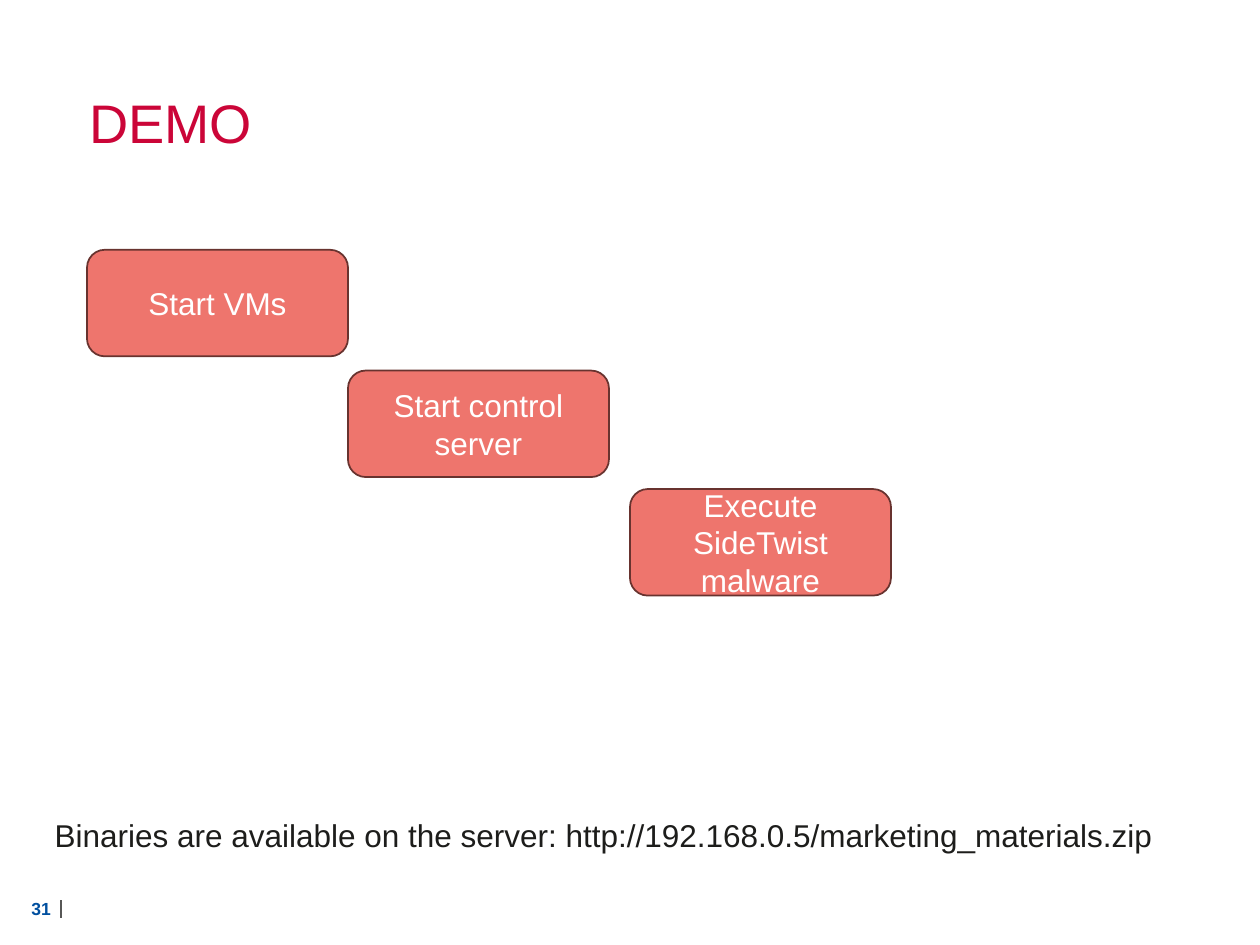
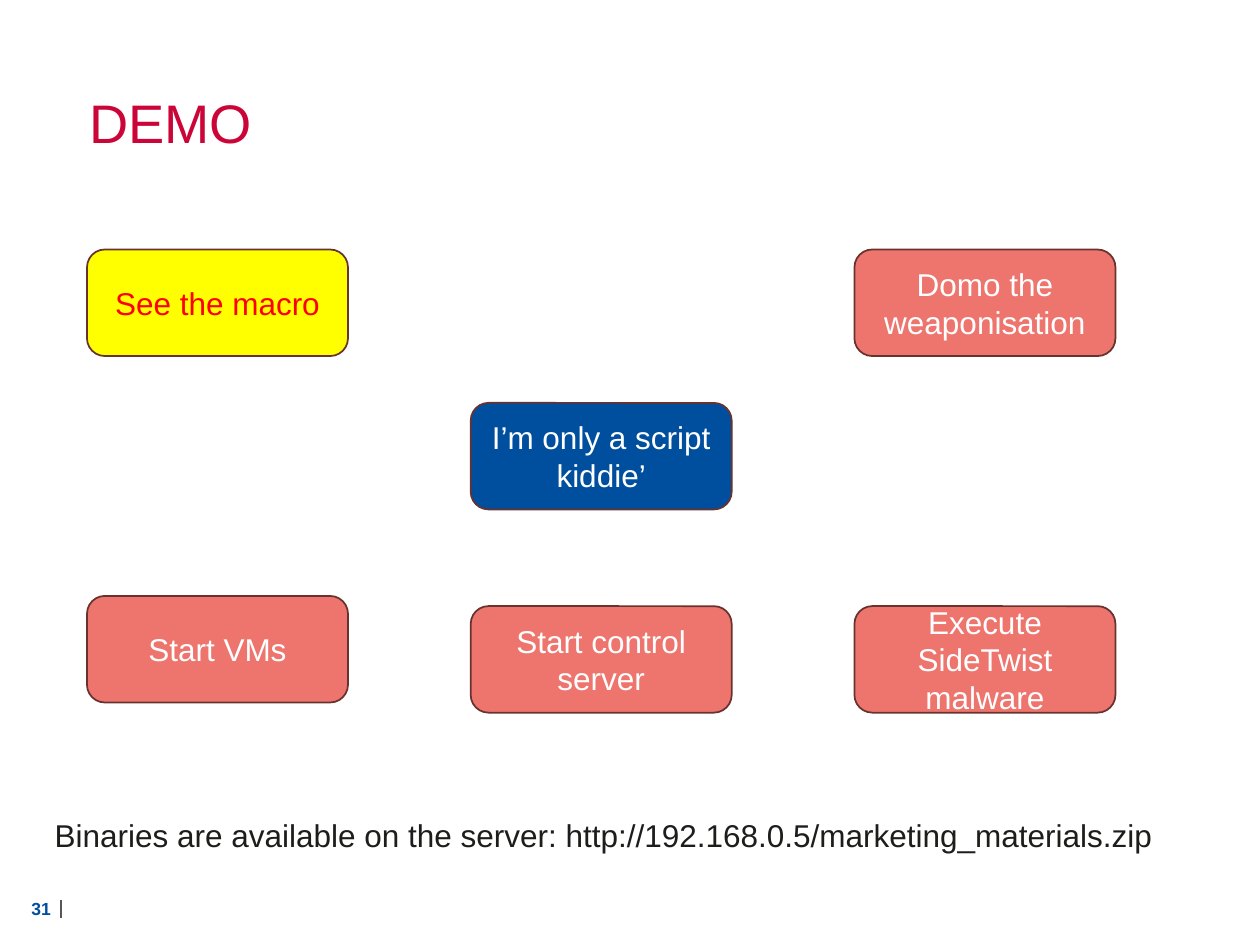
Before and after one commit to Lensver65/ESDC-BP, a slide deck: slide 31 of Cyber exercise.pptx. Drawn at 1260x945 pixels with LibreOffice and Linux fonts; fonts in the diff are those of the drawing; background and template pictures are left out. Boxes give left, top, right and bottom in pixels: in the first picture for what was removed or moved away, otherwise in the second. Text is boxed around its words. In the diff, an @@ line names an element or a change of style, - is before the commit and + after.

```diff
--- a/Cyber exercise.pptx
+++ b/Cyber exercise.pptx
@@ rounded rectangle added at bbox=[87, 249, 348, 357], fill #FFFF00, outline #683330 1 pt, 18 pt, text #FF0000 @@
+See the macro
@@ rounded rectangle added at bbox=[854, 249, 1115, 357], fill #EE756D, outline #683330 1 pt, 18 pt, text #FFFFFF @@
+Domo the weaponisation
@@ rounded rectangle added at bbox=[471, 403, 732, 510], fill #004F9F, outline #683330 1 pt, 18 pt, text #FFFFFF @@
+I’m only a script kiddie’
@@ rounded rectangle "Start VMs": place and size @@
-rounded rectangle "Start VMs" at bbox=[87, 249, 348, 357]
+rounded rectangle "Start VMs" at bbox=[87, 596, 348, 703]
@@ rounded rectangle "Start control server": place and size @@
-rounded rectangle "Start control server" at bbox=[348, 370, 609, 478]
+rounded rectangle "Start control server" at bbox=[471, 606, 732, 713]
@@ rounded rectangle "Execute SideTwist malware": place and size @@
-rounded rectangle "Execute SideTwist malware" at bbox=[630, 489, 891, 596]
+rounded rectangle "Execute SideTwist malware" at bbox=[854, 606, 1115, 713]
```
Also in this commit, not shown: 1 other slide changed, 2 other files.
